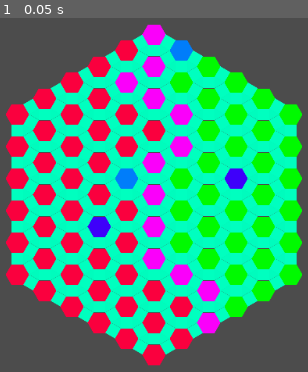
Above: before the commit, frame 1.
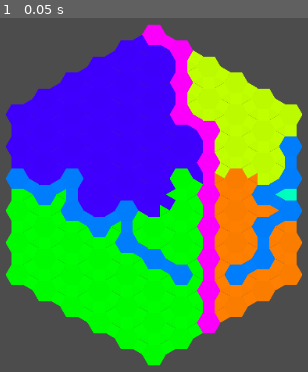
Above: after the commit, the same moment.

Repository: Pe3Hu/kapua
Game: Godot game, scene res://scenes/Game.tscn
Two runs of this game, one before a commit and one after it. Both use one fixed random seed, a clock stepped at 60 frames per second and the inputs below.
Inputs:
- Up to frame 1 (0.05 s): no input

The runs differ from the first frame. In frame 1, 65% of the frame differs, in the area x 1-99%, y 4-99%.

Commit message:
version 0.003
1. Mountain and River regions added
2. Prairie, Savanna, Taiga, Selva "regions started

Diff:
--- a/scripts/Classes.gd
+++ b/scripts/Classes.gd
@@ -63,6 +63,17 @@
 			7:
 				string.terrain = "Canyon"
 
+	func get_joint_neighbors(tile_):
+		var neighbors = []
+		var first = get_neighbors()
+		var second = tile_.get_neighbors()
+
+		for neighbor in first:
+			if second.has(neighbor):
+				neighbors.append(neighbor)
+
+		return neighbors
+
 class Chain:
 	var number = {}
 	var string = {}
--- a/scripts/Game.gd
+++ b/scripts/Game.gd
@@ -6,6 +6,7 @@
 	around_center()
 	init_rings()
 	init_terrains()
+	grow_regions()
 
 	paint_maps()
 
@@ -22,7 +23,7 @@
 	Global.node.TileMapHex.position.y = offset.y
 	Global.node.TileMapSquare90.scale = Vector2(Global.data.scale, Global.data.scale)
 	Global.node.TileMapSquare90.position.x = offset.x + a / 2
-	Global.node.TileMapSquare90.position.y = offset.y + a * sqrt(3)
+	Global.node.TileMapSquare90.position.y = offset.y + a * sqrt(3) + 1 * Global.data.scale
 	Global.node.TileMapSquare150.scale = Vector2(Global.data.scale, Global.data.scale)
 	Global.node.TileMapSquare150.position.x = offset.x + a * 1.5
 	Global.node.TileMapSquare150.position.y = offset.y + a * sqrt(3)/2
@@ -259,9 +260,11 @@
 
 func init_terrains():
 	init_mountains()
+	#fixed_terrain()
 	init_regions_after_mountain()
 	init_rivers()
 	init_polars()
+	connect_hexs()
 
 func init_mountains():
 	#find start hex
@@ -312,59 +315,10 @@
 	index_r = Global.rng.randi_range(0, reflected_mountains.size() - 1)
 	reflected_elements.append(reflected_mountains[index_r])
 
-	var d = reflected_elements.back().vector.grid.distance_to(original_elements.back().vector.grid)
 	var gate_size = 1
-
-	while d > gate_size:
-		#procure original mountain
-		options = []
-		parity = int(original_elements.back().vector.grid.x) % 2
-
-		for neighbor in Global.array.neighbor[parity]:
-			var grid = original_elements.back().vector.grid + neighbor
-
-			if check_border(grid):
-				var hex = Global.array.hex[grid.y][grid.x]
-
-				if hex.flag.visiable:
-					if !original_elements.has(hex) && !reflected_elements.has(hex):
-						var d_ = reflected_elements.back().vector.grid.distance_to(grid)
-
-						if d >= d_:
-							for _i in (d - d_) * 2 + 1:
-								options.append(hex)
-
-		Global.rng.randomize()
-		index_r = Global.rng.randi_range(0, options.size() - 1)
-		original_elements.append(options[index_r])
-
-		d = original_elements.back().vector.grid.distance_to(reflected_elements.back().vector.grid)
-
-		#procure reflected mountain
-		if d > gate_size:
-			options = []
-			parity = int(reflected_elements.back().vector.grid.x) % 2
-
-			for neighbor in Global.array.neighbor[parity]:
-				var grid = reflected_elements.back().vector.grid + neighbor
-
-				if check_border(grid):
-					var hex = Global.array.hex[grid.y][grid.x]
-
-					if hex.flag.visiable:
-						if !original_elements.has(hex) && !reflected_elements.has(hex):
-							var d_ = original_elements.back().vector.grid.distance_to(grid)
-
-							if d >= d_:
-								for _i in (d - d_) * 2 + 1:
-									options.append(hex)
-
-			Global.rng.randomize()
-			index_r = Global.rng.randi_range(0, options.size() - 1)
-			reflected_elements.append(options[index_r])
-
-		d = reflected_elements.back().vector.grid.distance_to(original_elements.back().vector.grid)
-
+	organize_convergence(original_elements, reflected_elements, gate_size)
+
+	reflected_elements.invert()
 	#make gate
 	options = []
 	for _i in original_elements.size():
@@ -375,11 +329,15 @@
 
 	Global.rng.randomize()
 	index_r = Global.rng.randi_range(0, options.size() - 1)
+	#make gate end
+
 
 	for original_element in original_elements:
 		Global.list.terrain.mountain.append(original_element)
 	for reflected_element in reflected_elements:
 		Global.list.terrain.mountain.append(reflected_element)
+#	for _i in range(0,reflected_elements.size()-1,1):
+#		Global.list.terrain.mountain.append(reflected_elements[_i])
 	for hex in Global.list.terrain.mountain:
 		hex.set_terrain(2)
 
@@ -415,21 +373,17 @@
 
 	Global.array.region = filleds
 
-	for _i in filleds.size():
-		for hex in filleds[_i]:
-			hex.set_terrain(_i+5)
-
 func init_rivers():
 	var region_centers = []
 
 	for region in Global.array.region:
 		var center = Vector2()
+
 		for hex in region:
 			center += hex.vector.grid
 
 		center /= region.size()
-		region_centers.append(center)
-		Global.array.hex[int(round(center.y))][int(round(center.x))].set_terrain(4)
+		region_centers.append(Vector2(int(round(center.x)),int(round(center.y))))
 
 		var steps = [[0,0],[0,1],[1,0],[1,1],[1,2],[2,1],[2,2],[2,3],[3,2],[3,3],[3,4],[4,3],[4,4],[4,5],[5,4],[5,5],[5,0],[0,5]]
 		var stops = []
@@ -479,62 +433,208 @@
 
 		bubble_sort(options, "d")
 		var start = Global.array.hex[options.back()["grid"].y][options.back()["grid"].x]
-		var river = [start]
-
-		print()
-
-#		parity = int(round(start.vector.grid.x)) % 2
-#		var best_move = -1
-#		var d = start.vector.grid.distance_squared_to(center)
+		var original_elements = [start]
+		var moves = options.back()["steps"]
+
+		if moves[0] == moves[1]:
+			var move = moves[0]
+			moves = []
+
+			for _i in range(-1,2,1):
+				var index =  (_i + move + int(Global.array.neighbor[0].size() * 1.5)) % Global.array.neighbor[0].size()
+				moves.append(index)
+		else:
+			for _i in moves.size():
+				moves[_i] = (moves[_i] + int(Global.array.neighbor[0].size() * 0.5)) % Global.array.neighbor[0].size()
+
+		var ends = []
+
+		for move in moves:
+			var grid = Vector2(region_centers.back().x, region_centers.back().y)
+			var n = 0
+
+			while Global.array.hex[grid.y][grid.x].number.ring < Global.data.size.rings:
+				parity = int(round(grid.x)) % 2
+				grid += Global.array.neighbor[parity][move]
+
+
+			ends.append(Global.array.hex[grid.y][grid.x])
+
+		var direction = ends.front().vector.grid.distance_squared_to(ends.back().vector.grid)
+
+		if ends.size() == 3:
+			ends.pop_at(1)
+
+		var overs = []
+
+		while ends.front() != ends.back():
+			options = []
+			var empty = []
+
+			for hex in ends.back().array.hex:
+
+				if !ends.has(hex):
+					if hex.number.ring == Global.data.size.rings:
+						var d = ends.front().vector.grid.distance_squared_to(hex.vector.grid)
+						var option = {
+							"hex": hex,
+							"d": d
+						}
+
+						if direction >= d:
+							options.append(option)
+
+						empty.append(option)
+			if empty.size() == 1:
+				options = empty
+
+			if options.size() > 0 :
+				bubble_sort(options, "d")
+
+				ends.append(options.front()["hex"])
+				direction = options.front()["d"]
+
+				if options.front()["hex"].string.terrain == "Mountain":
+					overs = []
+					overs.append_array(ends)
+					#rint("?",ends.size())
+			else:
+				ends.append(ends.front())
+
+		#erase Mountain division
+		if overs.size() > 0:
+			for over in overs:
+				ends.erase(over)
+
+		var gate_size = 1
+		var reflected_elements = [Global.array.hex[int(round(center.y))][int(round(center.x))]]
+		organize_convergence(original_elements, reflected_elements, gate_size)
+		reflected_elements.invert()
+
+		for original_element in original_elements:
+			Global.list.terrain.river.back().append(original_element)
+		for reflected_element in reflected_elements:
+			Global.list.terrain.river.back().append(reflected_element)
+
+		original_elements = [Global.array.hex[int(round(center.y))][int(round(center.x))]]
+		Global.rng.randomize()
+		var index_r = Global.rng.randi_range(0, ends.size() - 1)
+		reflected_elements = [ends[index_r]]
+		organize_convergence(original_elements, reflected_elements, gate_size)
+		reflected_elements.invert()
+
+		for original_element in original_elements:
+			Global.list.terrain.river.back().append(original_element)
+		for reflected_element in reflected_elements:
+			Global.list.terrain.river.back().append(reflected_element)
+
+	for river in Global.list.terrain.river:
+		for _i in range(river.size() - 2,-1,-1):
+			if river[_i] == river[_i + 1]:
+				river.remove(_i + 1)
+
+	for river in Global.list.terrain.river:
+		for hex in river:
+			hex.set_terrain(1)
+
+func init_polars():
+	init_regions_after_mountain()
+
+	var regions = []
+	var polar = Global.array.hex[0][Global.data.size.n]
+
+	for _i in Global.array.region.size():
+		var center = Vector2()
+
+		for hex in Global.array.region[_i]:
+			center += hex.vector.grid
+
+		center /= Global.array.region[_i].size()
+		var d = center.distance_squared_to(polar.vector.grid)
+		var obj = {
+			"index": _i,
+			"hexs": Global.array.region[_i],
+			"size": -Global.array.region[_i].size(),
+			"polar_d": d
+		}
+		regions.append(obj)
+
+	var top_4 = regions.duplicate(true)
+	bubble_sort(top_4, "size")
+	top_4.resize(4)
+	bubble_sort(top_4, "polar_d")
 #
-#		for _i in Global.array.neighbor[parity].size():
-#			var grid_ = start.vector.grid + Global.array.neighbor[parity][_i]
-#
-#			if check_border(grid_):
-#				var hex = Global.array.hex[grid_.y][grid_.x]
-#
-#				if hex.flag.visiable:
-#					var d_ = grid_.distance_squared_to(center)
-#
-#					if d >= d_:
-#						best_move = _i
-#						d = d_
-#
-#		var moves = []
-#
-#		for _i in range(-1,2):
-#			var _j = (_i + best_move + Global.array.neighbor[parity].size()) % Global.array.neighbor[parity].size()
-#			moves.append(Global.array.neighbor[parity][_j])
-
-		print("m",options.back()["steps"])
-		var stop = true
-		var n = 0
-
-#		while stop && n < 0:
-#
-#			var moves = options.back()["steps"]
-#			Global.rng.randomize()
-#			var index_r = Global.rng.randi_range(0, moves.size() - 1)
-#			parity = int(river.back().vector.grid.x) % 2
-#			var grid_ = river.back().vector.grid + Global.array.neighbor[parity][moves[index_r]]
-#
-#			if check_border(grid_):
-#				river.append(Global.array.hex[grid_.y][grid_.x])
-#			else:
-#				stop = true
-#			n+=1
-
-
-		print(river.size())
-
-		for hex in river :
-			hex.set_terrain(1)
-#			if Global.array.hex[grids[_i].y][grids[_i].x].number.terrain != 2:
-#				Global.array.hex[grids[_i].y][grids[_i].x].set_terrain(0)
-
-func init_polars():
-	#polar.set_terrain(4)
-	var polar = Global.array.hex[0][Global.data.size.n]
+	var nearest = {
+		"region": 0,
+		"hex": -1,
+		"d": Global.data.size.map.x + Global.data.size.map.y
+	}
+
+	for hex in top_4[nearest["region"]]["hexs"]:
+		var d_ = hex.vector.grid.distance_to(polar.vector.grid)
+
+		if nearest["d"] > d_:
+			nearest["d"] = d_
+			nearest["hex"] = hex
+
+	Global.list.terrain.taiga.append(nearest["hex"])
+
+	Global.rng.randomize()
+	var index_r = Global.rng.randi_range(0, top_4[1]["hexs"].size() - 1)
+	Global.list.terrain.prairie.append(top_4[1]["hexs"][index_r])
+
+	Global.rng.randomize()
+	index_r = Global.rng.randi_range(0, top_4[2]["hexs"].size() - 1)
+	Global.list.terrain.selva.append(top_4[2]["hexs"][index_r])
+
+	nearest = {
+		"region": 3,
+		"hex": -1,
+		"d": Global.data.size.map.x + Global.data.size.map.y
+	}
+
+	polar = Global.array.hex[Global.data.size.rings][Global.data.size.n]
+
+	for hex in top_4[nearest["region"]]["hexs"]:
+		var d_ = hex.vector.grid.distance_to(polar.vector.grid)
+
+		if nearest["d"] > d_:
+			nearest["d"] = d_
+			nearest["hex"] = hex
+
+	Global.list.terrain.savanna.append(nearest["hex"])
+
+	for hex in Global.list.terrain.taiga:
+		hex.set_terrain(4)
+	for hex in Global.list.terrain.prairie:
+		hex.set_terrain(0)
+	for hex in Global.list.terrain.selva:
+		hex.set_terrain(5)
+	for hex in Global.list.terrain.savanna:
+		hex.set_terrain(3)
+
+func connect_hexs():
+
+	for _i in Global.list.terrain.mountain.size()-1:
+		var squares = Global.list.terrain.mountain[_i].get_joint_neighbors(Global.list.terrain.mountain[_i + 1])
+
+		for square in squares:
+			square.set_terrain(2)
+
+	for river in Global.list.terrain.river:
+		for _i in river.size()-1:
+			var squares = river[_i].get_joint_neighbors(river[_i + 1])
+
+			for square in squares:
+				square.set_terrain(1)
+
+func grow_regions():
+	var terrains = ["Prairie","Savanna","Taiga","Selva"]
+	var n = 200
+
+	for _i in n:
+		for terrain in terrains:
+			grow_terrain(terrain)
 
 func cnt():
 #	var count = 0
@@ -552,7 +652,6 @@
 #				count += 4
 #			if Global.array.triangle0[_y][_x].flag.visiable:
 #				count += 4
-#	print(count)
 	pass
 
 func paint_maps():
@@ -560,23 +659,44 @@
 		for _x in Global.data.size.map.x:
 			if Global.array.hex[_y][_x].flag.visiable:
 				var _i = (Global.array.hex[_y][_x].number.hue) % 8
+
 				if Global.array.hex[_y][_x].number.terrain != -1:
 					_i = Global.array.hex[_y][_x].number.terrain
 				Global.node.TileMapHex.set_cell(_x,_y,_i)
+
 			if Global.array.square30[_y][_x].flag.visiable:
 				var _i = (Global.array.square30[_y][_x].number.hue) % 8
+
+				if Global.array.square30[_y][_x].number.terrain != -1:
+					_i = Global.array.square30[_y][_x].number.terrain
 				Global.node.TileMapSquare30.set_cell(_x,_y,_i)
+
 			if Global.array.square90[_y][_x].flag.visiable:
 				var _i = (Global.array.square90[_y][_x].number.hue) % 8
+
+				if Global.array.square90[_y][_x].number.terrain != -1:
+					_i = Global.array.square90[_y][_x].number.terrain
 				Global.node.TileMapSquare90.set_cell(_x,_y,_i)
+
 			if Global.array.square150[_y][_x].flag.visiable:
 				var _i = (Global.array.square150[_y][_x].number.hue) % 8
+
+				if Global.array.square150[_y][_x].number.terrain != -1:
+					_i = Global.array.square150[_y][_x].number.terrain
 				Global.node.TileMapSquare150.set_cell(_x,_y,_i)
+
 			if Global.array.triangle180[_y][_x].flag.visiable:
 				var _i = (Global.array.triangle180[_y][_x].number.hue) % 8
+
+				if Global.array.triangle180[_y][_x].number.terrain != -1:
+					_i = Global.array.triangle180[_y][_x].number.terrain
 				Global.node.TileMapTriangle180.set_cell(_x,_y,_i)
+
 			if Global.array.triangle0[_y][_x].flag.visiable:
 				var _i = (Global.array.triangle0[_y][_x].number.hue) % 8
+
+				if Global.array.triangle0[_y][_x].number.terrain != -1:
+					_i = Global.array.triangle0[_y][_x].number.terrain
 				Global.node.TileMapTriangle0.set_cell(_x,_y,_i)
 
 func bubble_sort(arr_, key_):
@@ -585,13 +705,13 @@
 
 		for _j in arr_.size() - 1 - _i:
 			if arr_[_j][key_] > arr_[_j + 1][key_]:
-				var temp = arr_[_j][key_]
-				arr_[_j][key_] = arr_[_j + 1][key_]
-				arr_[_j + 1][key_] = temp
-				flag = true
-
-		if !flag:
-			break
+				var temp = arr_[_j]
+				arr_[_j] = arr_[_j + 1]
+				arr_[_j + 1] = temp
+#				flag = true
+#
+#		if !flag:
+#			break
 
 	return arr_
 
@@ -599,6 +719,158 @@
 	var flag = ( grid_.x >= Global.data.size.map.x ) || ( grid_.x < 0 ) || ( grid_.y >= Global.data.size.map.y ) || ( grid_.y < 0 )
 	return !flag
 
+func organize_convergence(original_elements_, reflected_elements_, gate_size_):
+	var d = reflected_elements_.back().vector.grid.distance_to(original_elements_.back().vector.grid)
+	var n = 0
+
+	while d > gate_size_ && n < 100:
+		n+=1
+		#procure original stream
+		var options = []
+		var parity = int(original_elements_.back().vector.grid.x) % 2
+
+		for neighbor in Global.array.neighbor[parity]:
+			var grid = original_elements_.back().vector.grid + neighbor
+
+			if check_border(grid):
+				var hex = Global.array.hex[grid.y][grid.x]
+
+				if hex.flag.visiable && hex.number.terrain == -1:
+					if !original_elements_.has(hex) && !reflected_elements_.has(hex):
+						var d_ = reflected_elements_.back().vector.grid.distance_to(grid)
+
+						if d >= d_:
+							for _i in (d - d_) * 2 + 1:
+								options.append(hex)
+
+		if options.size() > 0:
+			Global.rng.randomize()
+			var index_r = Global.rng.randi_range(0, options.size() - 1)
+			original_elements_.append(options[index_r])
+
+			d = original_elements_.back().vector.grid.distance_to(reflected_elements_.back().vector.grid)
+
+			#procure reflected stream
+			if d > gate_size_:
+				options = []
+				parity = int(reflected_elements_.back().vector.grid.x) % 2
+
+				for neighbor in Global.array.neighbor[parity]:
+					var grid = reflected_elements_.back().vector.grid + neighbor
+
+					if check_border(grid):
+						var hex = Global.array.hex[grid.y][grid.x]
+
+						if hex.flag.visiable && hex.number.terrain == -1:
+							if !original_elements_.has(hex) && !reflected_elements_.has(hex):
+								var d_ = original_elements_.back().vector.grid.distance_to(grid)
+
+								if d >= d_:
+									for _i in (d - d_) * 2 + 1:
+										options.append(hex)
+
+				if options.size() > 0:
+					Global.rng.randomize()
+					index_r = Global.rng.randi_range(0, options.size() - 1)
+					reflected_elements_.append(options[index_r])
+
+		d = reflected_elements_.back().vector.grid.distance_to(original_elements_.back().vector.grid)
+
+func get_borderlands(terrain_):
+	var tiles = []
+	var borderlands = []
+
+	match terrain_:
+		"Prairie":
+			tiles.append_array(Global.list.terrain.prairie)
+		"River":
+			for river in Global.list.terrain.river:
+				tiles.append_array(river)
+		"Mountain":
+			tiles.append_array(Global.list.terrain.mountain)
+		"Savanna":
+			tiles.append_array(Global.list.terrain.savanna)
+		"Taiga":
+			tiles.append_array(Global.list.terrain.taiga)
+		"Selva":
+			tiles.append_array(Global.list.terrain.selva)
+		"Volcano":
+			tiles.append_array(Global.list.terrain.volcano)
+		"Canyon":
+			tiles.append_array(Global.list.terrain.canyon)
+
+	for tile in tiles:
+		for neighbor in tile.get_neighbors():
+			if !borderlands.has(neighbor) && !tiles.has(neighbor) && neighbor.number.terrain == -1:
+				borderlands.append(neighbor)
+
+	return borderlands
+
+func grow_terrain(terrain_):
+	var options = get_borderlands(terrain_)
+	if options.size() > 0:
+
+		Global.rng.randomize()
+		var index_r = Global.rng.randi_range(0, options.size() - 1)
+		var tile = options[index_r]
+
+		print(tile.string.edges, tile.vector.grid, terrain_, options.size())
+		match terrain_:
+			"Prairie":
+				Global.list.terrain.prairie.append(tile)
+				tile.set_terrain(0)
+				#print(Global.list.terrain.prairie)
+			"River":
+				var flag = true
+
+				for river in Global.list.terrain.river:
+					if flag:
+						for tile_ in river:
+							if tile_.get_neighbors().has(tile):
+								flag = false
+								river.append(tile)
+								tile.set_terrain(1)
+					else:
+						break
+			"Mountain":
+				Global.list.terrain.mountain.append(tile)
+				tile.set_terrain(2)
+			"Savanna":
+				Global.list.terrain.savanna.append(tile)
+				tile.set_terrain(3)
+				#print(Global.list.terrain.savanna)
+			"Taiga":
+				Global.list.terrain.taiga.append(tile)
+				tile.set_terrain(4)
+				#print(Global.list.terrain.taiga)
+			"Selva":
+				Global.list.terrain.selva.append(tile)
+				tile.set_terrain(5)
+				#print(Global.list.terrain.selva)
+			"Volcano":
+				Global.list.terrain.volcano.append(tile)
+				tile.set_terrain(6)
+			"Canyon":
+				Global.list.terrain.canyon.append(tile)
+				tile.set_terrain(7)
+
+func fixed_terrain():
+	Global.array.hex[2][1].set_terrain(2)
+	Global.array.hex[3][1].set_terrain(2)
+	Global.array.hex[3][2].set_terrain(2)
+	Global.array.hex[2][3].set_terrain(2)
+	Global.array.hex[3][3].set_terrain(2)
+	Global.array.hex[4][3].set_terrain(2)
+	Global.array.hex[5][3].set_terrain(2)
+	Global.array.hex[5][4].set_terrain(2)
+	Global.array.hex[5][5].set_terrain(2)
+	Global.array.hex[5][6].set_terrain(2)
+	Global.array.hex[5][7].set_terrain(2)
+	Global.array.hex[6][7].set_terrain(2)
+	Global.array.hex[7][8].set_terrain(2)
+	Global.array.hex[8][8].set_terrain(2)
+	Global.array.hex[8][9].set_terrain(2)
+
 func _on_Timer_timeout():
 	Global.node.TimeBar.value +=1
 
--- a/scripts/Global.gd
+++ b/scripts/Global.gd
@@ -21,7 +21,14 @@
 	init_primary_key()
 
 	list.terrain = {}
+	list.terrain.prairie = []
+	list.terrain.river = [[]]
 	list.terrain.mountain = []
+	list.terrain.savanna = []
+	list.terrain.taiga = []
+	list.terrain.selva = []
+	list.terrain.volcano = []
+	list.terrain.canyon = []
 
 func init_array():
 	array.hex = []
@@ -46,34 +53,6 @@
 			Vector2(-1, 1),
 			Vector2(-1, 0),
 			Vector2( 0,-1)
-		]
-	]
-	array.neighbor2 = [
-		[
-			Vector2( 2,-2),
-			Vector2( 2,-1),
-			Vector2( 2, 0),
-			Vector2( 1, 1),
-			Vector2( 0, 2),
-			Vector2(-1, 1),
-			Vector2(-2, 0),
-			Vector2(-2,-1),
-			Vector2(-2,-2),
-			Vector2(-1,-2),
-			Vector2( 0,-2)
-		],
-		[
-			Vector2( 2, 0),
-			Vector2( 2, 1),
-			Vector2( 2, 2),
-			Vector2( 1, 2),
-			Vector2( 0, 2),
-			Vector2(-1, 2),
-			Vector2(-2, 2),
-			Vector2(-2, 1),
-			Vector2(-2, 0),
-			Vector2(-1,-1),
-			Vector2( 0,-2)
 		]
 	]
 	array.region = []
